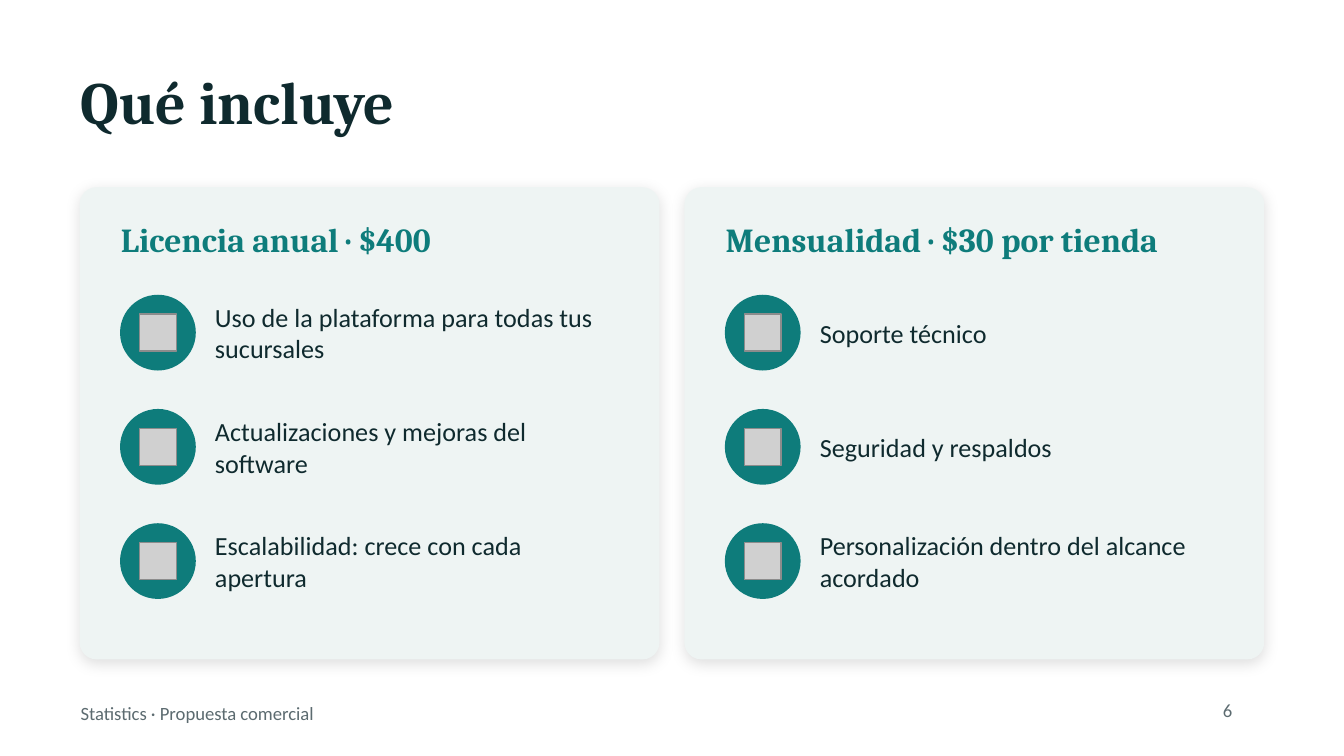
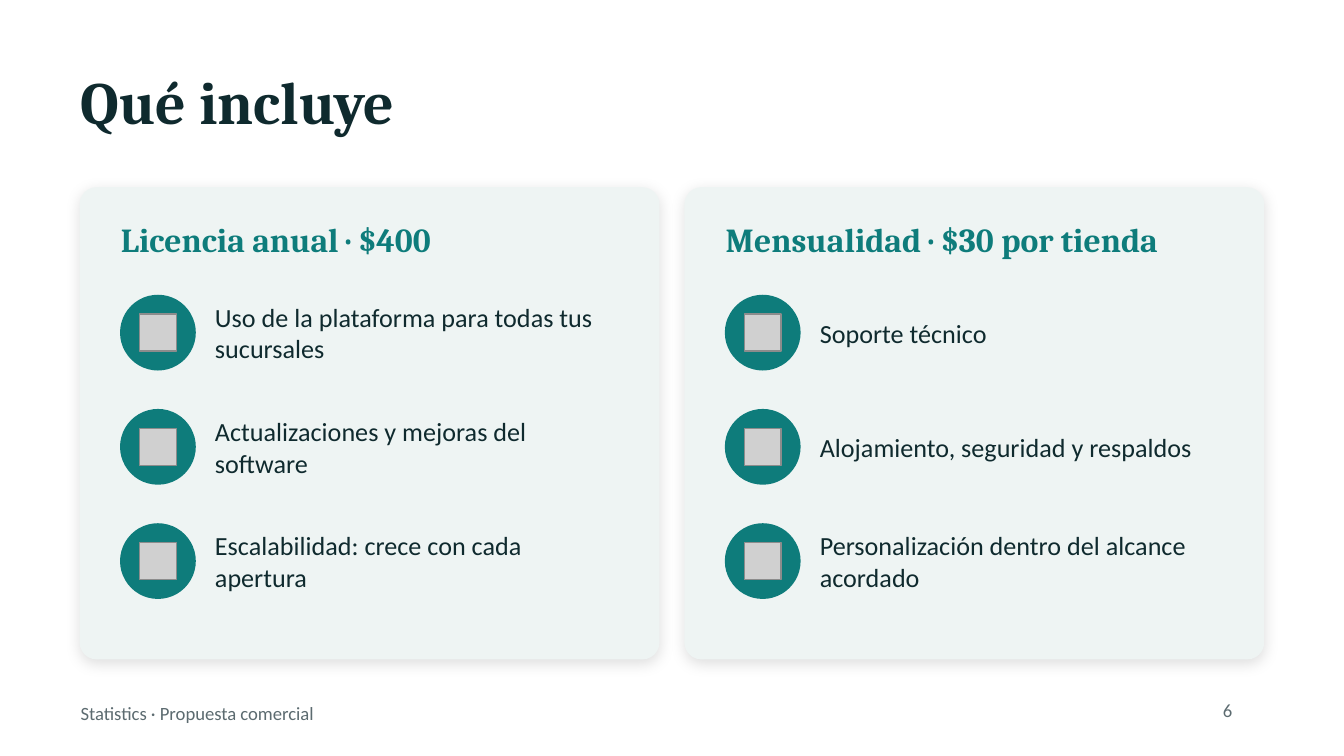
Before and after one commit to eduardojmr28-ops/statistics, a slide deck: slide 6 of propuesta/Propuesta_Statistics.pptx. Drawn at 1344x756 pixels with LibreOffice and Linux fonts; fonts in the diff are those of the drawing; grey boxes stand for pictures. Boxes give left, top, right and bottom in pixels: in the first picture for what was removed or moved away, otherwise in the second. Text is boxed around its words. In the diff, an @@ line names an element or a change of style, - is before the commit and + after.

```diff
--- a/propuesta/Propuesta_Statistics.pptx
+++ b/propuesta/Propuesta_Statistics.pptx
@@ text at bbox=[820, 439, 1191, 462]: text changed @@
-Seguridad y respaldos
+Alojamiento, seguridad y respaldos
```
Also in this commit, not shown: 3 other slides changed.
